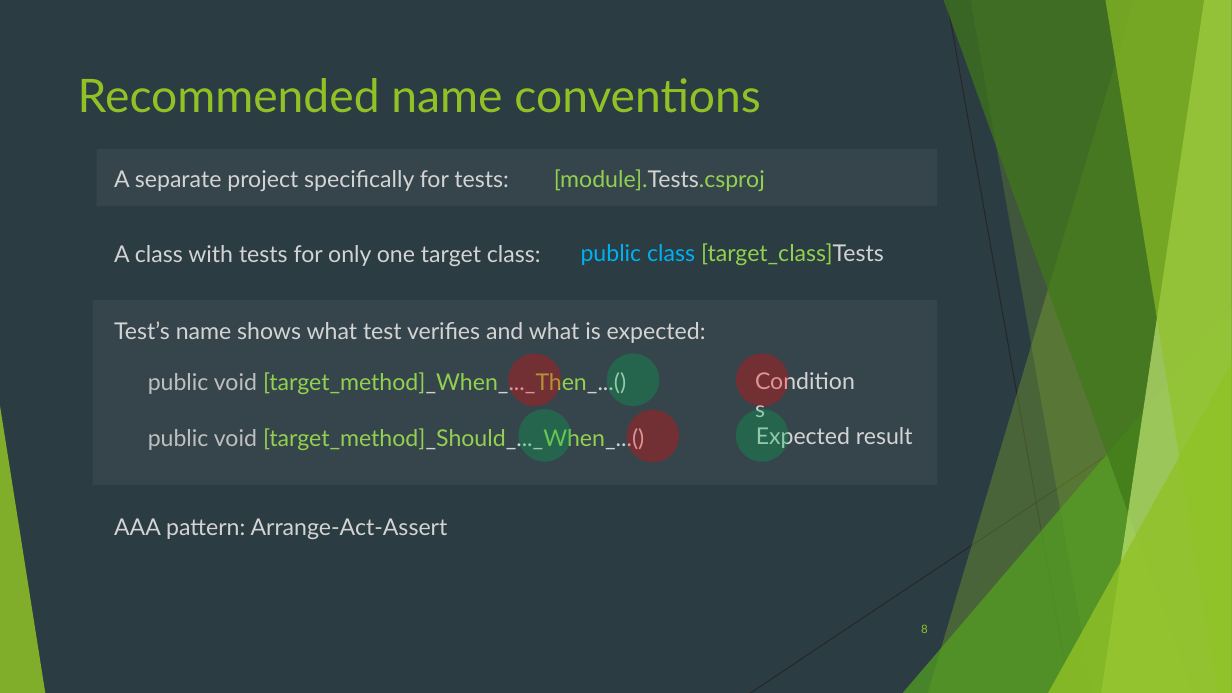
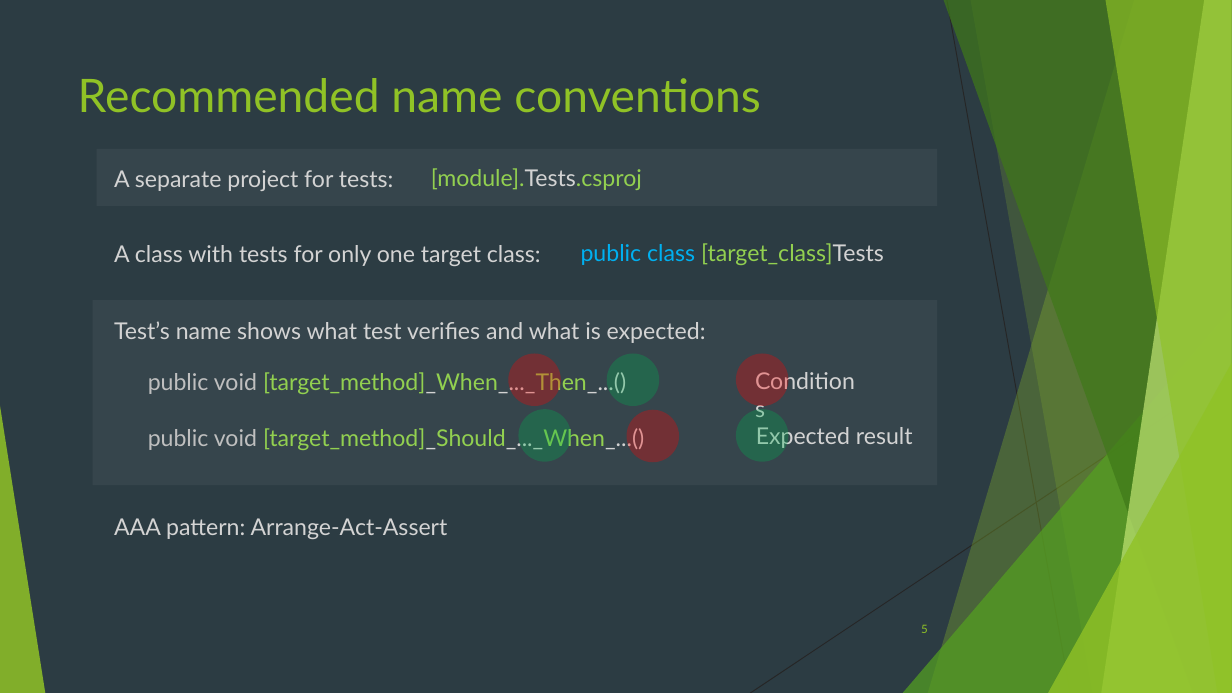
Before and after one commit to lionvs/NET_CodeTesting, a slide deck: slide 5 of Presentation.pptx (slide 8 before the commit). Drawn at 1232x693 pixels with LibreOffice and Linux fonts; fonts in the diff are those of the drawing. Boxes give left, top, right and bottom in pixels: in the first picture for what was removed or moved away, otherwise in the second. Text is boxed around its words. In the diff, an @@ line names an element or a change of style, - is before the commit and + after.

```diff
--- a/Presentation.pptx
+++ b/Presentation.pptx
@@ text at (x1=114, y1=170, x2=393, y2=191): text changed @@
-A separate project specifically for tests:
+A separate project for tests:
@@ text "[module].Tests.csproj" moved from (x1=554, y1=169, x2=765, y2=191) to (x1=431, y1=168, x2=642, y2=190) @@
@@ page number at (x1=921, y1=625, x2=928, y2=633): text changed @@
-8
+5
```
Also in this commit, not shown: 4 other slides changed, 1 slide added.
